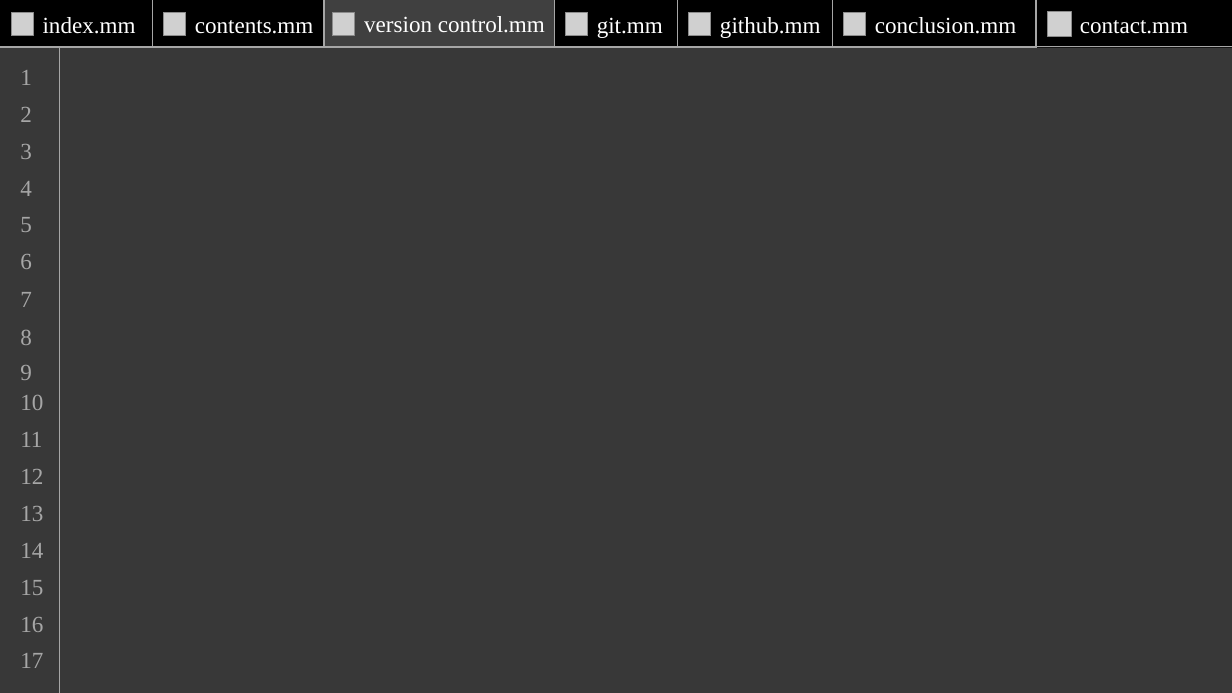
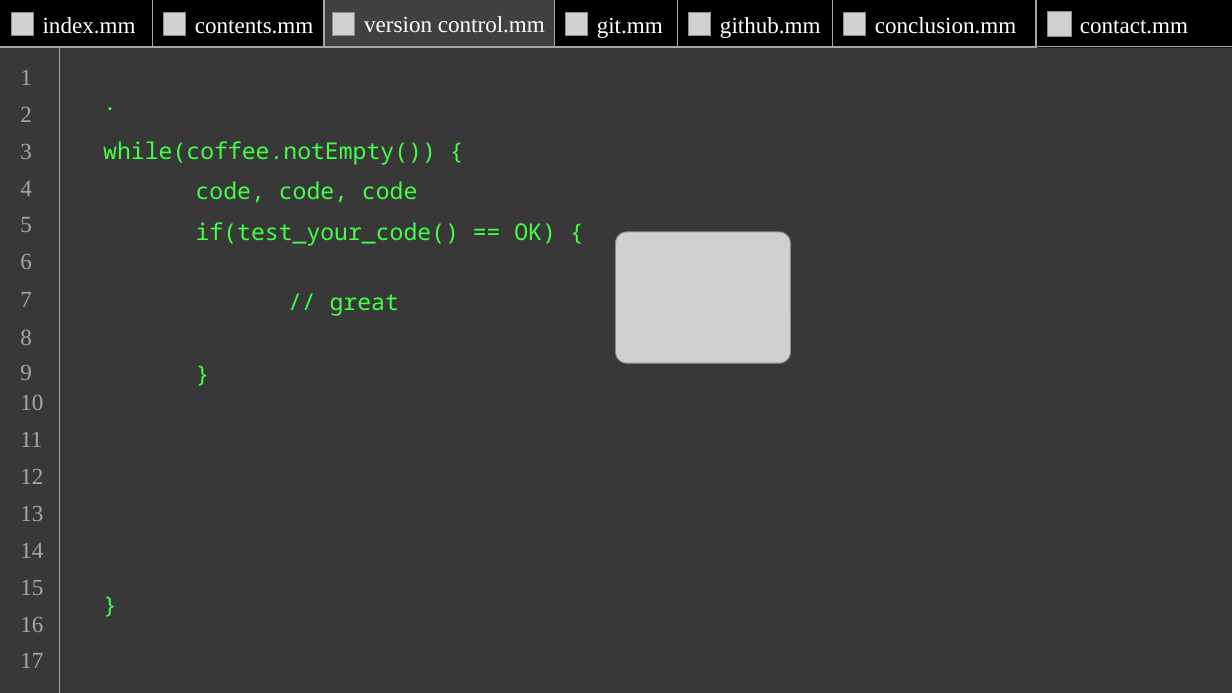
Before and after one commit to MihajloMilojevic/FTN, a slide deck: slide 3 of I_godina/I_semestar/Engleski/Prezentacija/Presentation.pptx. Drawn at 1232x693 pixels with LibreOffice and Linux fonts; fonts in the diff are those of the drawing; grey boxes stand for pictures. Boxes give left, top, right and bottom in pixels: in the first picture for what was removed or moved away, otherwise in the second. Text is boxed around its words. In the diff, an @@ line names an element or a change of style, - is before the commit and + after.

```diff
--- a/I_godina/I_semestar/Engleski/Prezentacija/Presentation.pptx
+++ b/I_godina/I_semestar/Engleski/Prezentacija/Presentation.pptx
@@ text added at [94,82,1158,119], 18 pt, text #43FF47 @@
+.
@@ text added at [103,141,436,164], 18 pt, text #43FF47 @@
+while(coffee.notEmpty()) {
@@ text added at [196,181,417,203], 18 pt, text #43FF47 @@
+code, code, code
@@ text added at [196,222,556,246], 18 pt, text #43FF47 @@
+if(test_your_code() == OK) {
@@ picture added at [616,232,790,363] @@
@@ text added at [330,294,399,316], 18 pt, text #43FF47 @@
+// great
@@ text added at [94,355,1158,392], 18 pt, text #43FF47 @@
+}
@@ text added at [94,586,1158,623], 18 pt, text #43FF47 @@
+}
```
Also in this commit, not shown: 27 other files.
